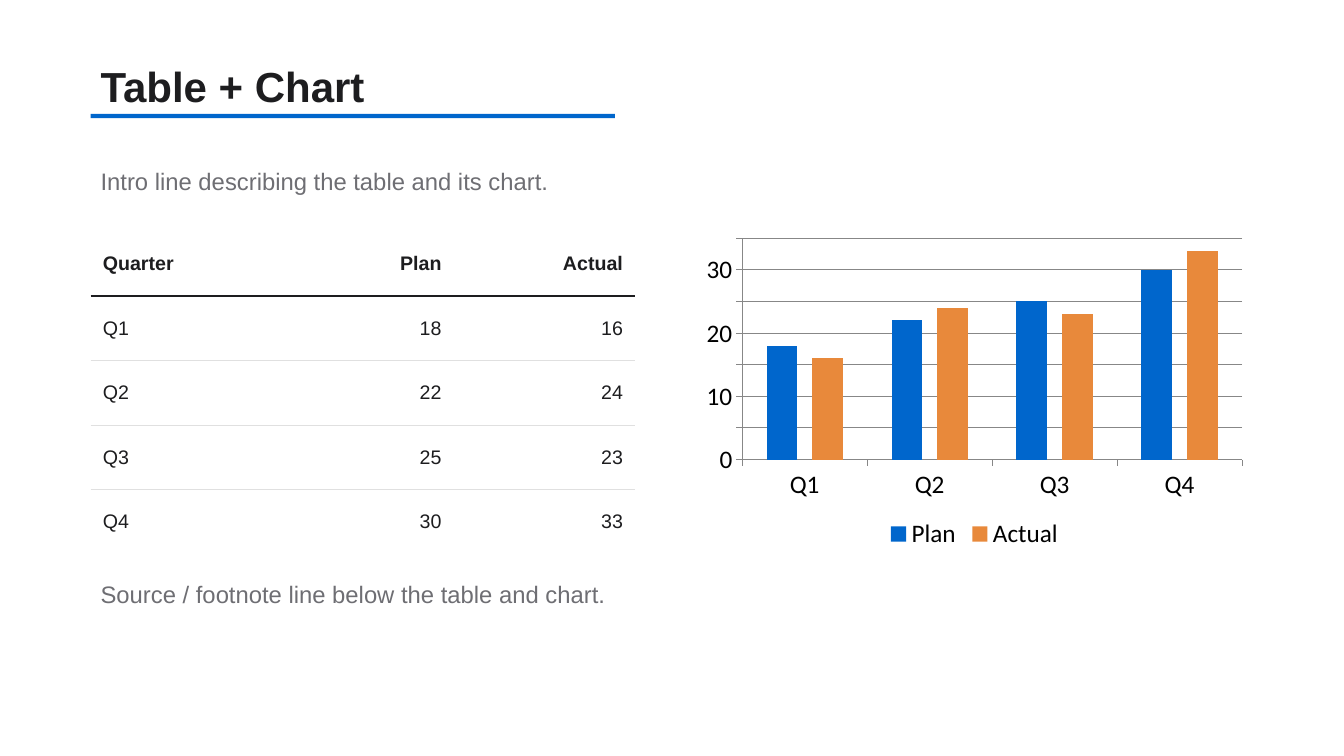
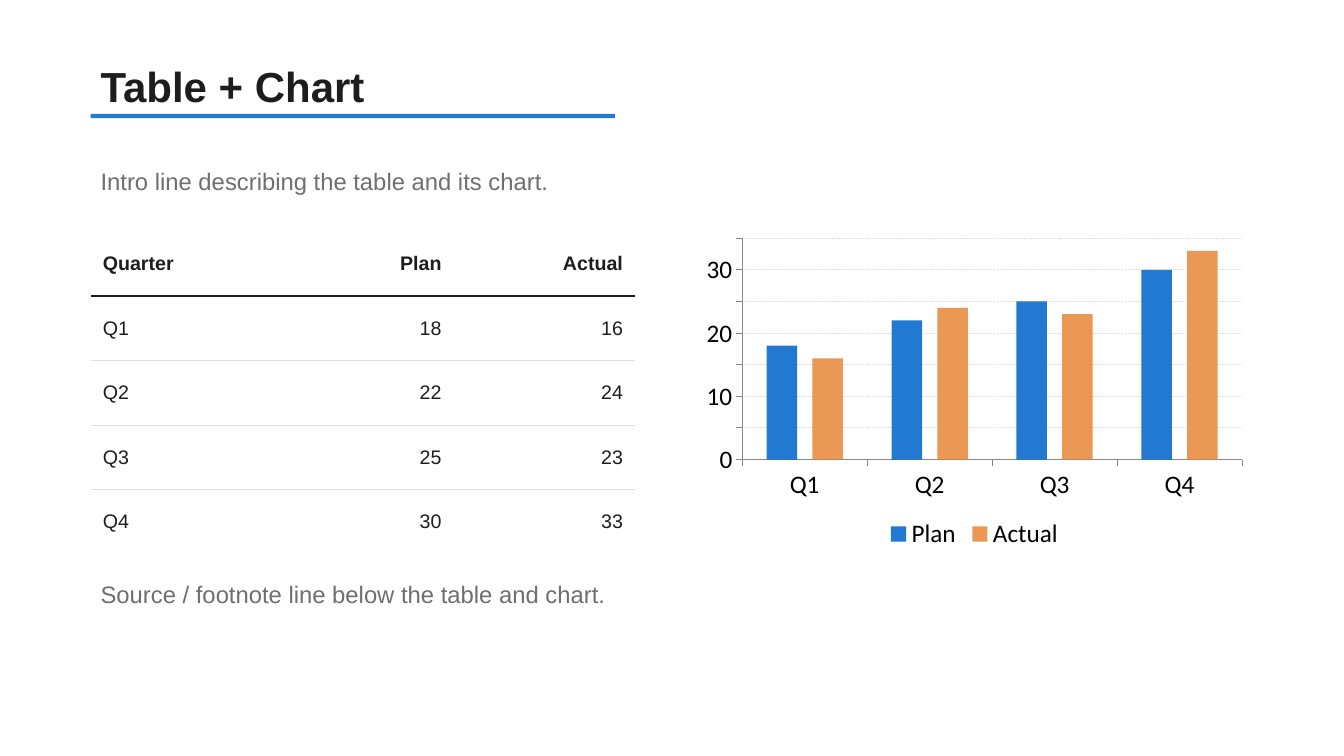
Before and after one commit to TakebumiSuzuki/CC-Dev-Container, a slide deck: slide 15 of template-source/basic_template.pptx. Drawn at 1344x756 pixels with LibreOffice and Linux fonts; fonts in the diff are those of the drawing. Boxes give left, top, right and bottom in pixels: in the first picture for what was removed or moved away, otherwise in the second. Text is boxed around its words. In the diff, an @@ line names an element or a change of style, - is before the commit and + after.

```diff
--- a/template-source/basic_template.pptx
+++ b/template-source/basic_template.pptx
@@ rectangle at [91, 114, 615, 118]: fill #0066CC to #0066CC at 87% opacity @@
@@ column chart at [696, 232, 1253, 555] @@
@@ colour of Plan #0066CC to #0066CC at 87% opacity @@
@@ colour of Actual #E8893B to #E8893B at 87% opacity @@
@@ value axis changed @@
```
Also in this commit, not shown: 16 other slides changed, 13 other files.
